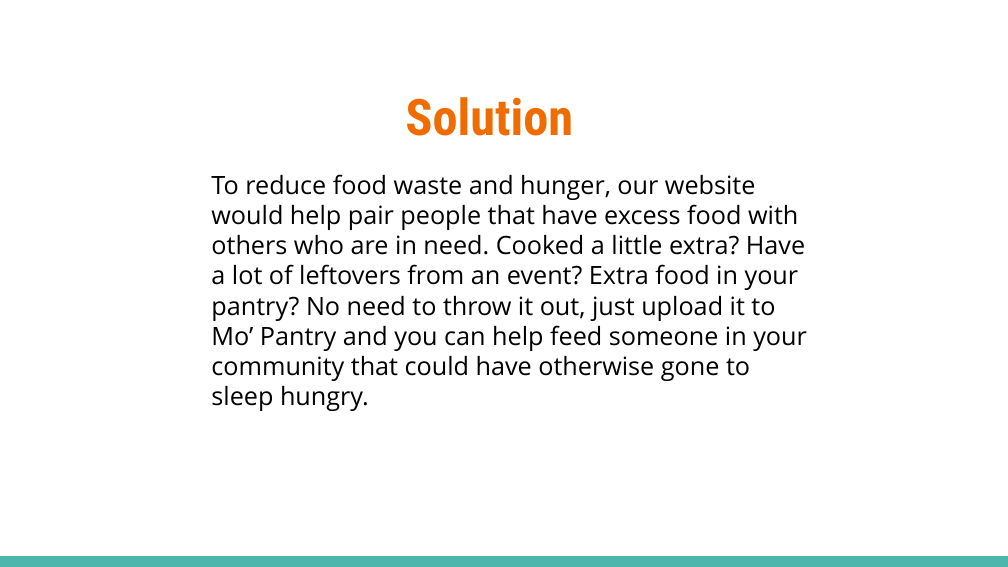
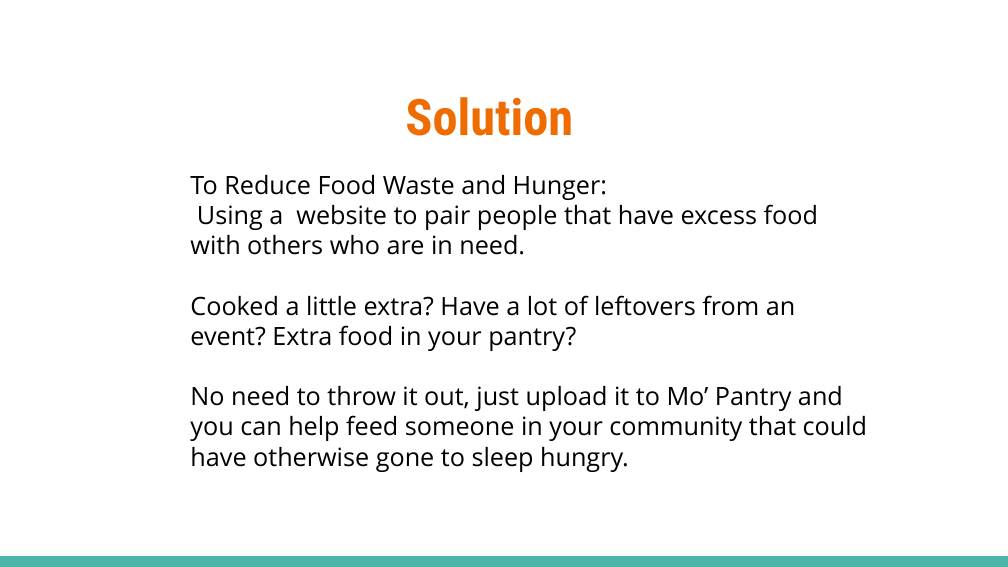
Before and after one commit to XHenriquez/discoverfood, a slide deck: slide 3 of Mo’ Pantry.pptx. Drawn at 1008x567 pixels with LibreOffice and Linux fonts; fonts in the diff are those of the drawing; background and template pictures are left out. Boxes give left, top, right and bottom in pixels: in the first picture for what was removed or moved away, otherwise in the second. Text is boxed around its words. In the diff, an @@ line names an element or a change of style, - is before the commit and + after.

Commit message:
updated powerpoint

```diff
--- a/Mo’ Pantry.pptx
+++ b/Mo’ Pantry.pptx
@@ text at (190, 175, 867, 472): text changed @@
-To reduce food waste and hunger, our website would help pair people that have excess food with others who are in need. Cooked a little extra? Have a lot of leftovers from an event? Extra food in your pantry? No need to throw it out, just upload it to Mo’ Pantry and you can help feed someone in your community that could have otherwise gone to sleep hungry.
+To Reduce Food Waste and Hunger:
+Using a website to pair people that have excess food with others who are in need.
+Cooked a little extra? Have a lot of leftovers from an event? Extra food in your pantry?
+No need to throw it out, just upload it to Mo’ Pantry and you can help feed someone in your community that could have otherwise gone to sleep hungry.
```
Also in this commit, not shown: 1 other slide changed.
